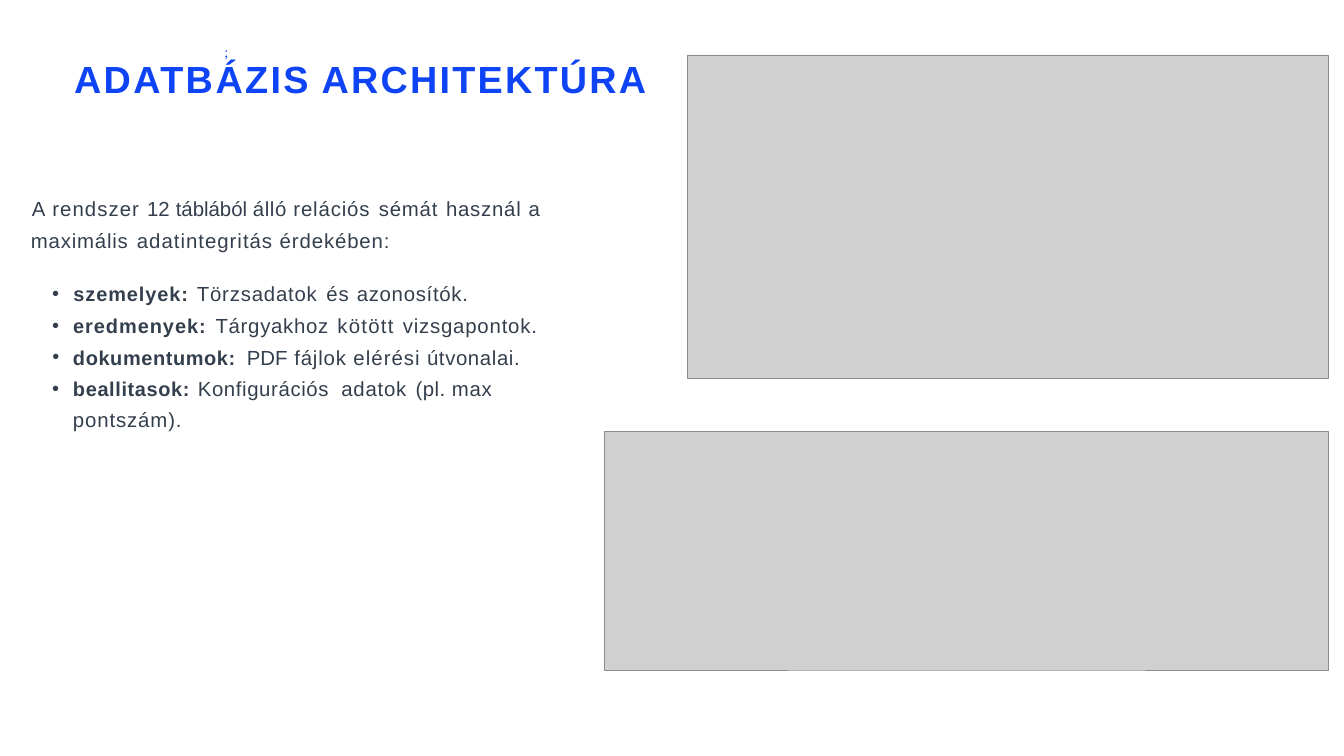
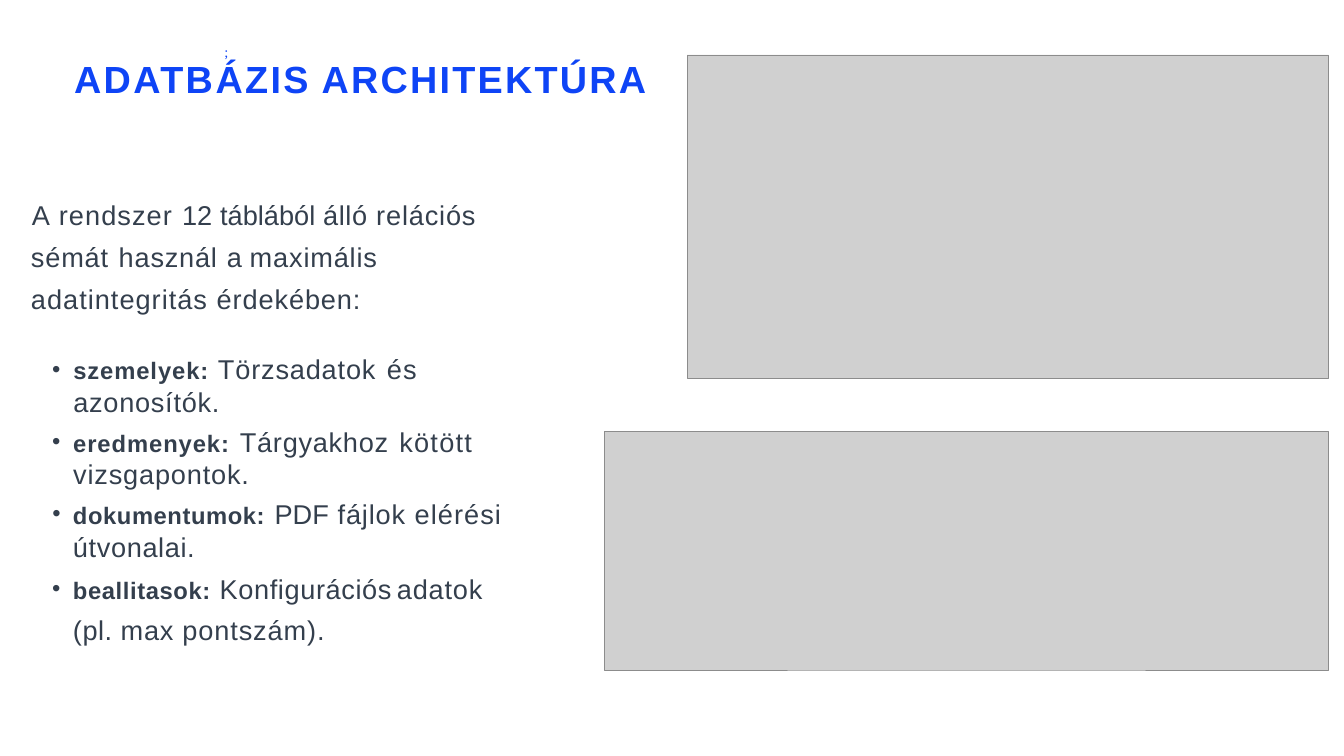
Before and after one commit to Fotelharc0s/Felveo, a slide deck: slide 7 of Docs/Hivatalos PPT_Felveo .pptx. Drawn at 1344x756 pixels with LibreOffice and Linux fonts; fonts in the diff are those of the drawing; grey boxes stand for pictures. Boxes give left, top, right and bottom in pixels: in the first picture for what was removed or moved away, otherwise in the second. Text is boxed around its words. In the diff, an @@ line names an element or a change of style, - is before the commit and + after.

```diff
--- a/Docs/Hivatalos PPT_Felveo .pptx
+++ b/Docs/Hivatalos PPT_Felveo .pptx
@@ text "A rendszer 12 táblából álló ..." at (31,205,501,645): size 24 to 32 pt in "A rendszer 12 táblából álló relációs sémát ...", "Törzsadatok és azonosítók.", "Tárgyakhoz kötött vizsgapontok.", "PDF fájlok elérési útvonalai." and 1 more places; size 23.5 to 28 pt in "szemelyek:", "eredmenyek:", "dokumentumok:", "beallitasok:" @@
```
Also in this commit, not shown: 10 other slides changed, 1 slide removed, 5 other files.
